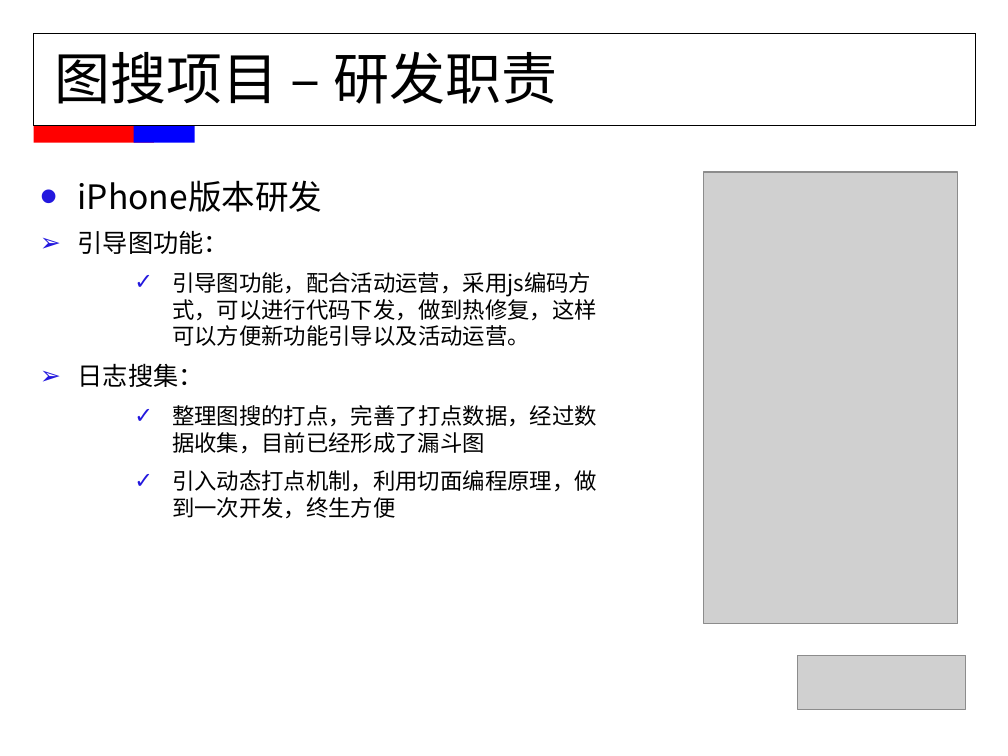
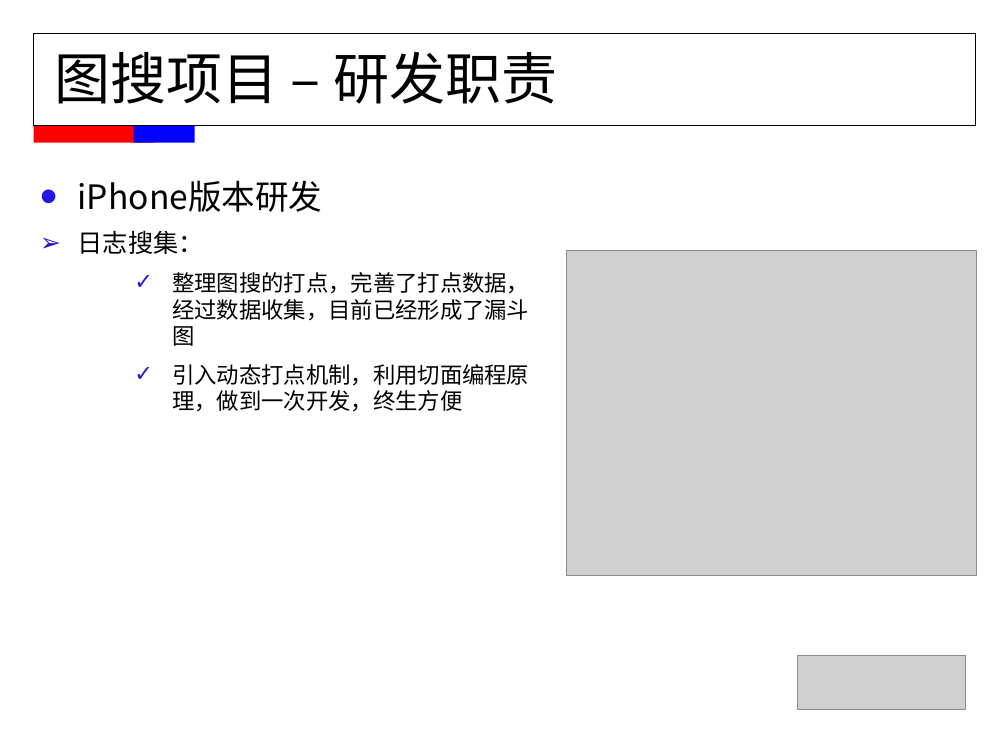
Before and after one commit to FridayAndHoliday/ElenaCodeManager, a slide deck: slide 6 of document/MMS职称评定-董伟平.ppt (slide 10 before the commit). Drawn at 1008x756 pixels with LibreOffice and Linux fonts; fonts in the diff are those of the drawing; grey boxes stand for pictures. Boxes give left, top, right and bottom in pixels: in the first picture for what was removed or moved away, otherwise in the second. Text is boxed around its words. In the diff, an @@ line names an element or a change of style, - is before the commit and + after.

```diff
--- a/document/MMS职称评定-董伟平.ppt
+++ b/document/MMS职称评定-董伟平.ppt
@@ text at bbox=[78, 231, 597, 346]: paragraphs removed @@
-  ➢ 引导图功能：
-    ✓ 引导图功能，配合活动运营，采用js编码方式，可以进行代码下发，做到热修复，这样可以方便新功能引导以及活动运营。
@@ picture: place and size @@
-picture at bbox=[704, 172, 958, 624]
+picture at bbox=[566, 251, 977, 576]
```
Also in this commit, not shown: 3 other slides changed, 2 slides added, 2 slides removed.
